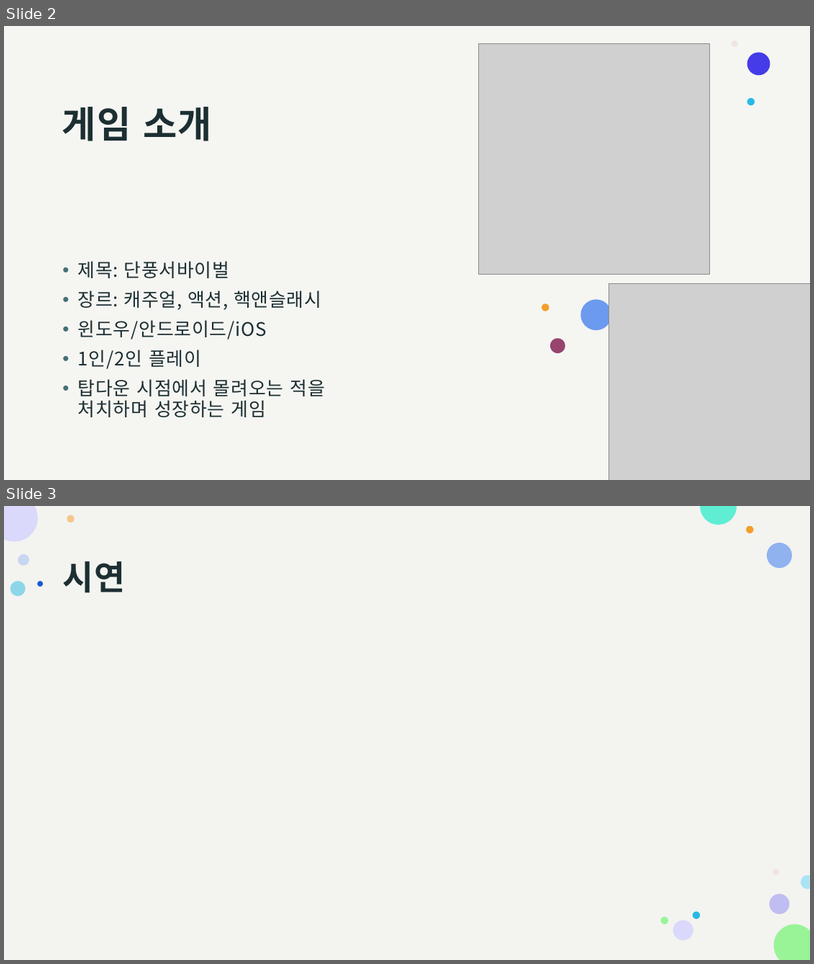
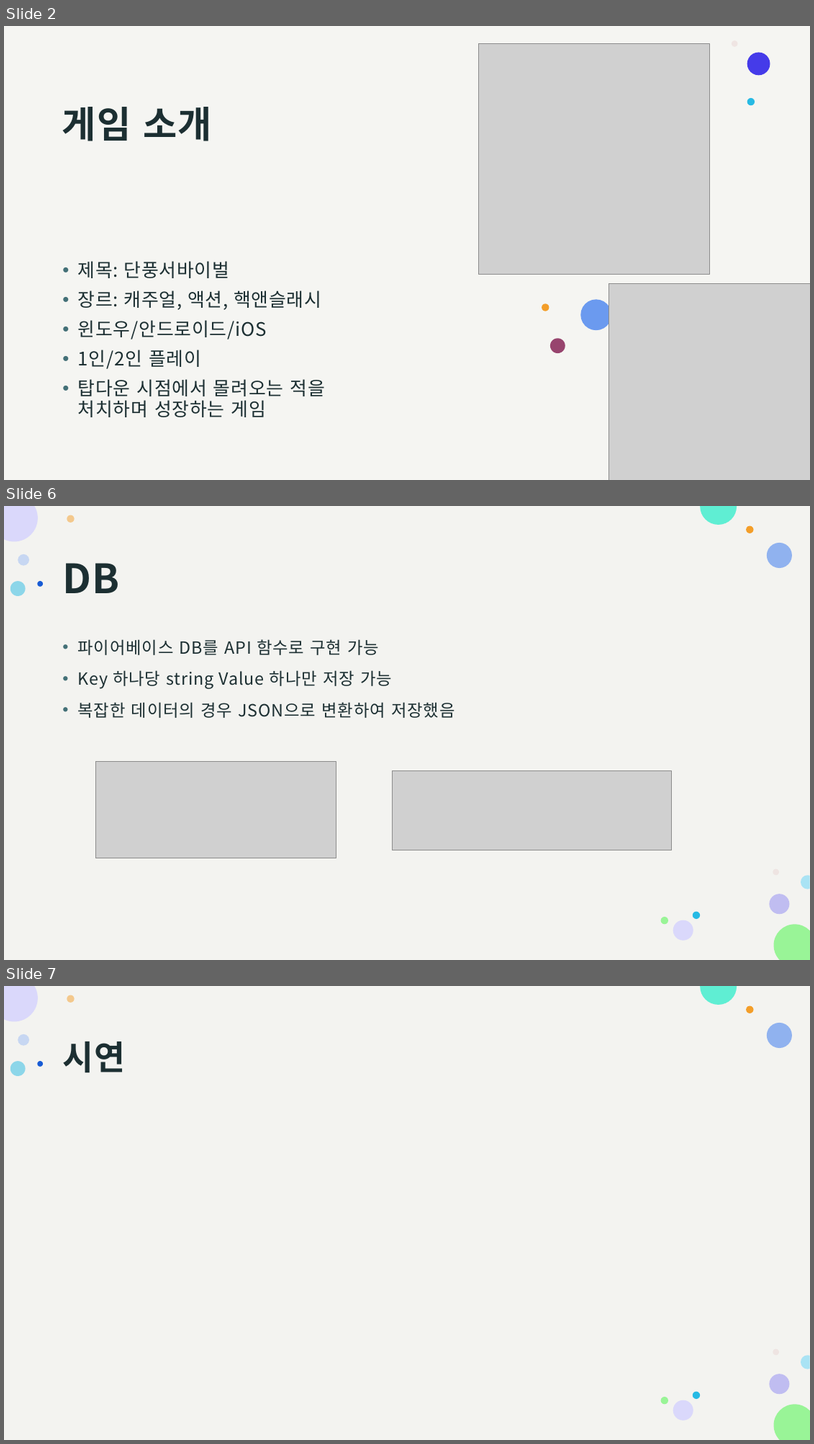
Before and after one commit to pknu-wap/Maple-Survival, a slide deck: 발표자료/최종발표.pptx. Shown one above the other, each under a label of ours: slides 2 and 3 before the commit, slides 2, 6 and 7 after it; the slides between them are not shown. The pictures are 814x964 and 814x1444 pixels, drawn with LibreOffice and Linux fonts; fonts in the diff are those of the drawing; grey boxes stand for pictures. Boxes give left, top, right and bottom in pixels: in the first picture for what was removed or moved away, otherwise in the second. Text is boxed around its words. In the diff, an @@ line names an element or a change of style, - is before the commit and + after.

```diff
--- a/발표자료/최종발표.pptx
+++ b/발표자료/최종발표.pptx
@@ slide 6 added at box(4, 506, 810, 960), background #FFFFFF; not listed: 16 template elements that a slide beside it also shows @@
@@ title added at box(62, 563, 119, 593), 48 pt, text #1C2F32, bold @@
+DB
@@ text added at box(77, 639, 455, 718), 20 pt, text #1C2F32 @@
+• 파이어베이스 DB를 API 함수로 구현 가능
+• Key 하나당 string Value 하나만 저장 가능
+• 복잡한 데이터의 경우 JSON으로 변환하여 저장했음
@@ picture added at box(96, 762, 336, 857) @@
@@ picture added at box(392, 771, 672, 850) @@
@@ what was slide 3 is now slide 7 @@
```
Also in this commit, not shown: 3 other slides added, 1 slide removed.
